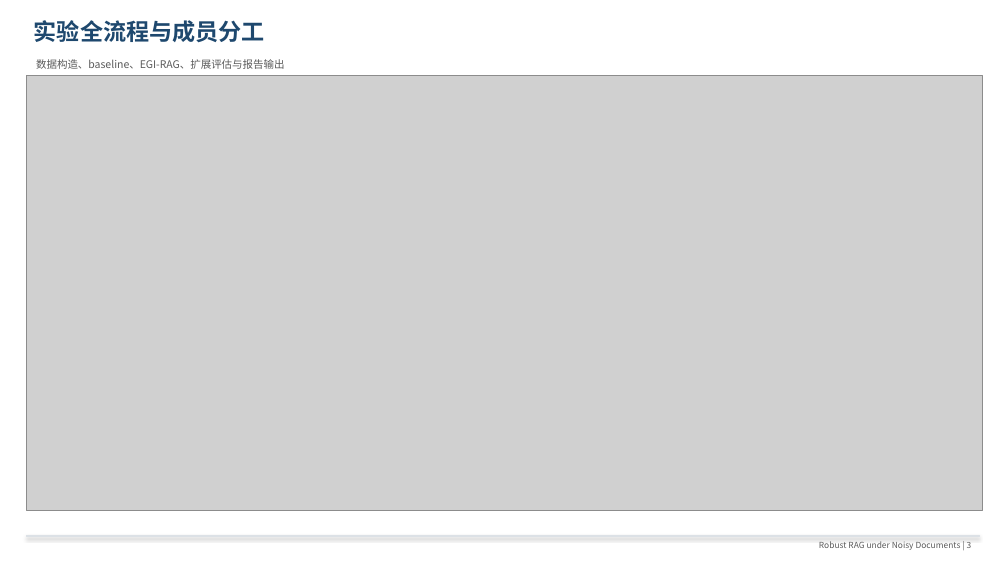
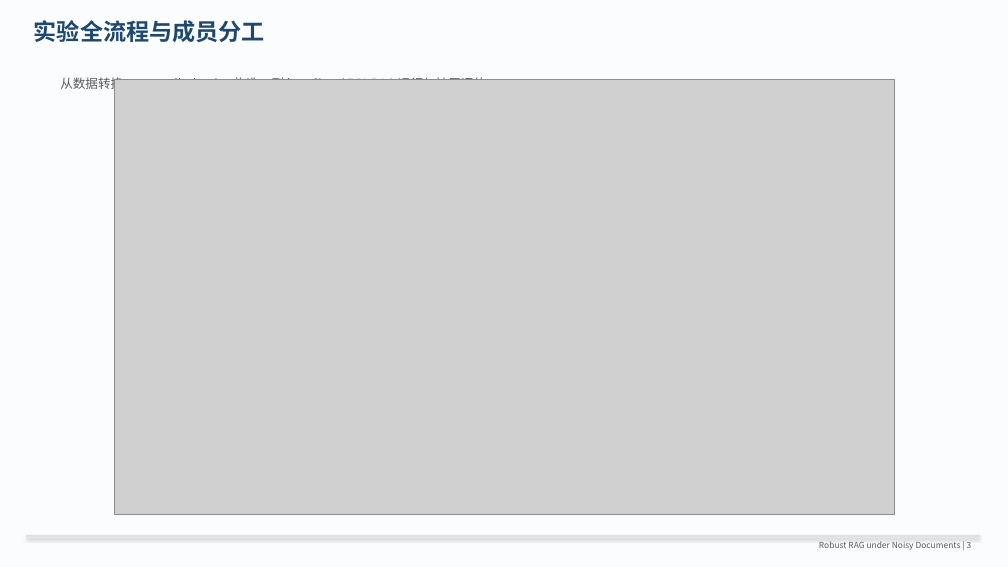
Before and after one commit to Willyuliam/nlp4, a slide deck: slide 3 of reports/rag_noise_robustness_presentation.pptx. Drawn at 1008x567 pixels with LibreOffice and Linux fonts; fonts in the diff are those of the drawing; grey boxes stand for pictures. Boxes give left, top, right and bottom in pixels: in the first picture for what was removed or moved away, otherwise in the second. Text is boxed around its words. In the diff, an @@ line names an element or a change of style, - is before the commit and + after.

```diff
--- a/reports/rag_noise_robustness_presentation.pptx
+++ b/reports/rag_noise_robustness_presentation.pptx
@@ background #FFFFFF to #FAFCFE @@
@@ text at bbox=[60, 75, 499, 92]: text changed; size 10 to 12 pt @@
-数据构造、baseline、EGI-RAG、扩展评估与报告输出
+从数据转换、controlled noise 构造，到 baseline / EGI-RAG 运行与扩展评估。
@@ picture: place and size @@
-picture at bbox=[26, 76, 983, 510]
+picture at bbox=[115, 79, 895, 514]
```
Also in this commit, not shown: 8 other slides changed, 3 slides removed, 1 other file.
